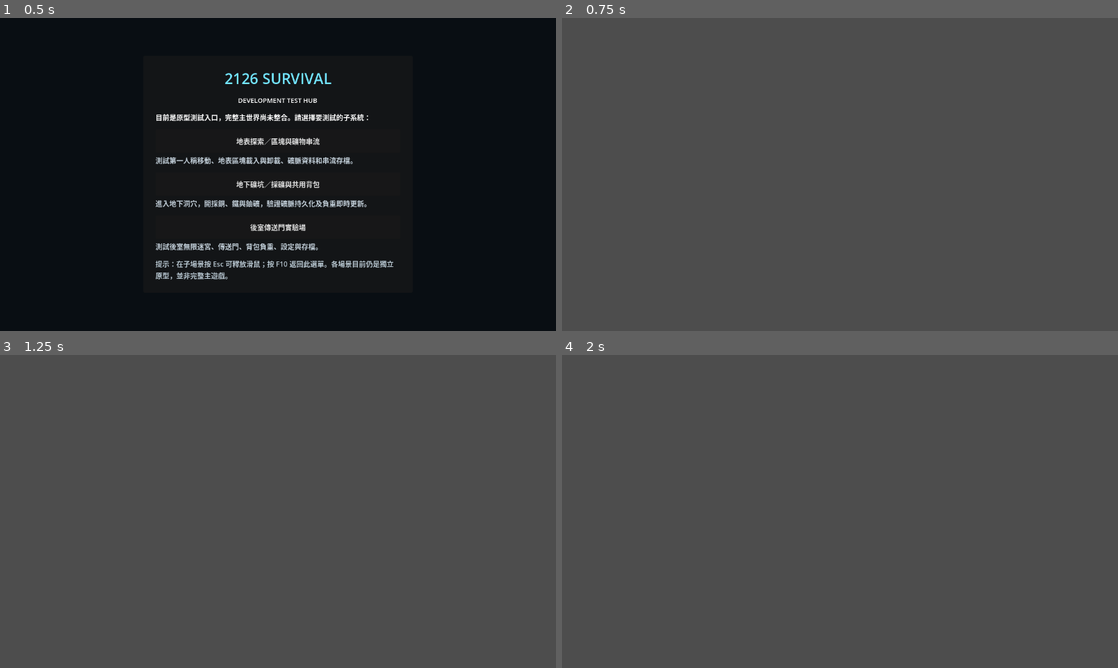
Above: before the commit, frames 1-4 (two rows, left to right).
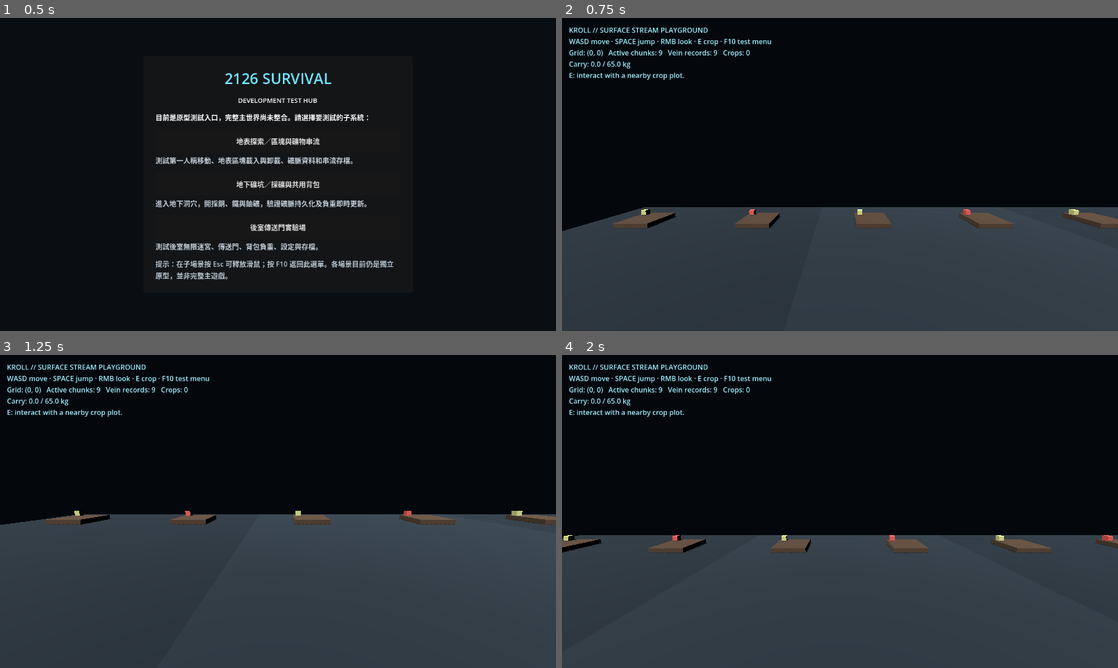
Above: after the commit, the same moments.

Repository: qaqp980520-prog/2126-Survival
Game: Godot game, scene res://prototypes/SurvivalTestHub.tscn
Same seed, same stepped clock (60 frames per second), same inputs: the game is played once before the commit and once after it.
Inputs (mouse positions are in pixels of both pictures, inside the frame that each line leads up to):
- Up to frame 1 (0.5 s): no input
- Up to frame 2 (0.75 s): click "地表探索／區塊與礦物串流" at 0.5 s
- Up to frame 3 (1.25 s): no input
- Up to frame 4 (2 s): tap Enter at 1.25 s; move the mouse to (962, 495) at 1.27 s; hold D from 1.28 s (still down); hold R from 1.28 s (still down); click (962, 495) at 1.42 s; tap Space at 1.52 s

Frame 1 is identical in both runs. In frame 2, 92% of the frame differs, in the area x 0-100%, y 0-100%; in frame 3, 83%; in frame 4, 90%.
Error before the commit: Parse Error: Could not resolve class "WorldSessionController". (res://prototypes/SurfaceChunkStreamingPlayground.gd:1)

Commit message:
Run 38: route HUD refresh through world-session extension hook

Diff:
--- a/scripts/world.gd
+++ b/scripts/world.gd
@@ -75,7 +75,7 @@
 	var success: bool = director.sync_to_world_position(player.global_position, _stream_clock_unix)
 	if success:
 		_last_grid = director.get_grid_coordinate(player.global_position)
-		_refresh_hud()
+		_refresh_world_hud()
 	return success
 
 func debug_move_player_to(position: Vector3, now_unix: int = -1) -> bool:
@@ -169,7 +169,7 @@
 	var ids_consistent: bool = director.get_managed_chunk_ids() == chunk_controller.get_loaded_chunk_ids()
 	var position_restored: bool = player.global_position.is_equal_approx(previous_position)
 	var rollback_complete: bool = recovery_success and minerals_restored and crops_restored and ids_consistent and position_restored
-	_refresh_hud()
+	_refresh_world_hud()
 	_set_restore_report(false, "stream_sync", "Target stream sync failed; rollback status is reported in details.", rollback_complete, {
 		"target_sync_report": target_sync_report,
 		"recovery_report": recovery_report,
@@ -193,6 +193,10 @@
 		"rollback_complete": rollback_complete,
 		"details": details.duplicate(true)
 	}
+
+func _refresh_world_hud() -> void:
+	if has_method("_refresh_hud"):
+		call("_refresh_hud")
 
 ## Stable status snapshot for HUD, diagnostics and save/load acceptance tests.
 func get_world_session_status() -> Dictionary:
